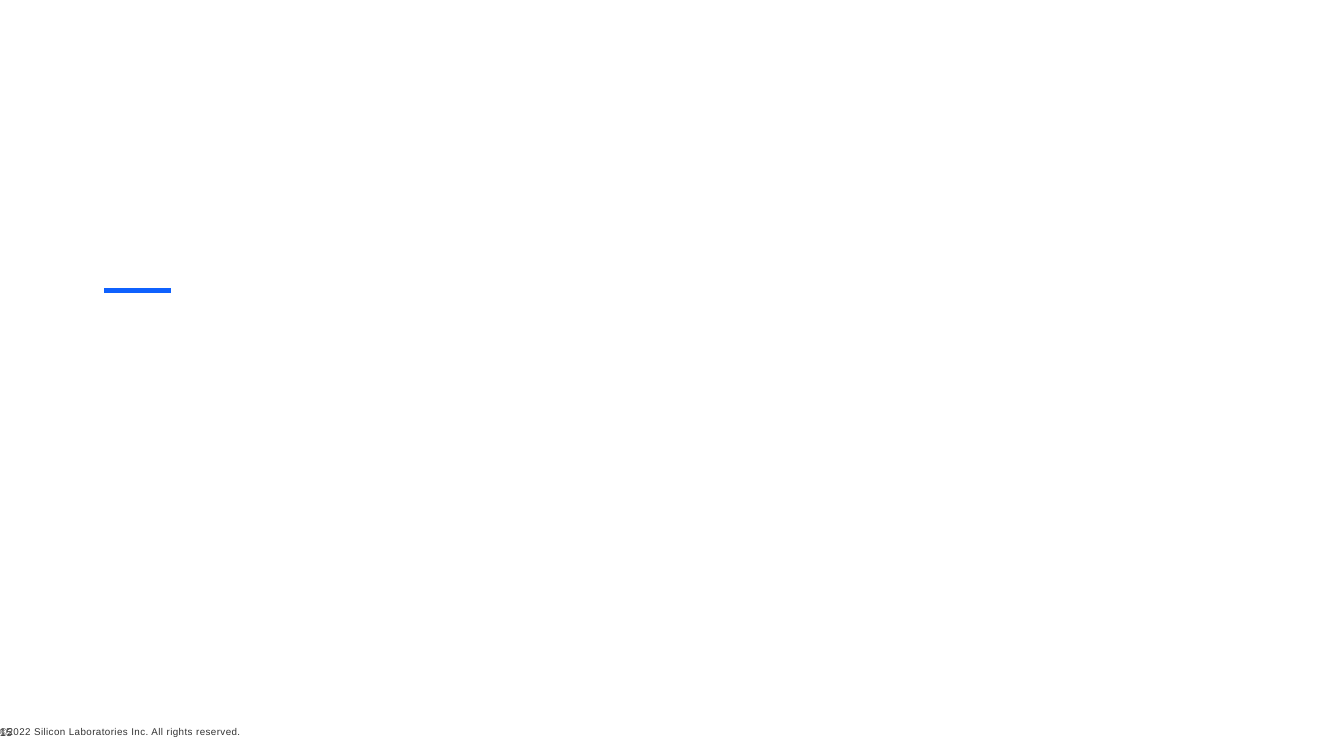
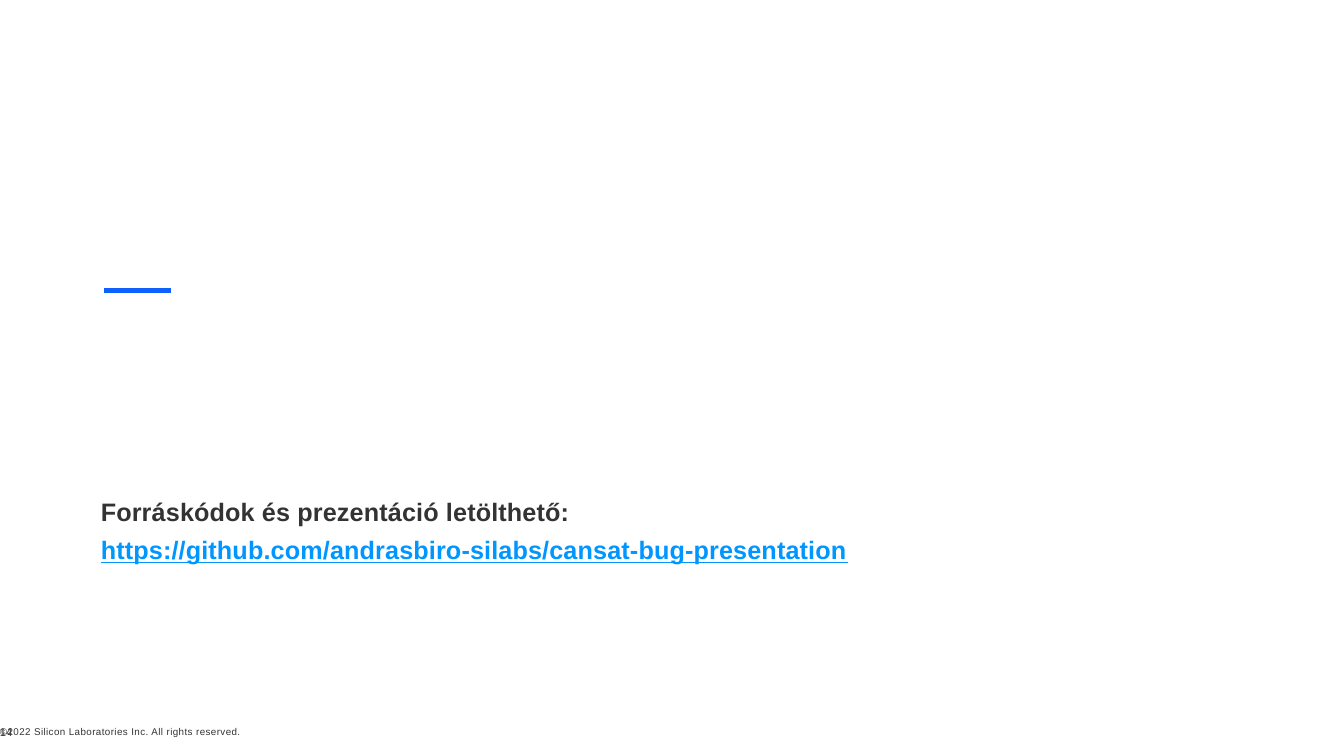
Before and after one commit to andrasbiro-silabs/cansat-bug-presentation, a slide deck: slide 14 of cansat_debug.pptx (slide 15 before the commit). Drawn at 1344x756 pixels with LibreOffice and Linux fonts; fonts in the diff are those of the drawing; background and template pictures are left out. Boxes give left, top, right and bottom in pixels: in the first picture for what was removed or moved away, otherwise in the second. Text is boxed around its words. In the diff, an @@ line names an element or a change of style, - is before the commit and + after.

```diff
--- a/cansat_debug.pptx
+++ b/cansat_debug.pptx
@@ text added at <box>101,502,846,565</box>, 18 pt, text #0096FF, bold, underline @@
+Forráskódok és prezentáció letölthető:
+https://github.com/andrasbiro-silabs/cansat-bug-presentation
@@ page number at <box>0,727,12,738</box>: text changed @@
-15
+14
```
Also in this commit, not shown: 4 other slides changed, 1 slide removed, 1 other file.
